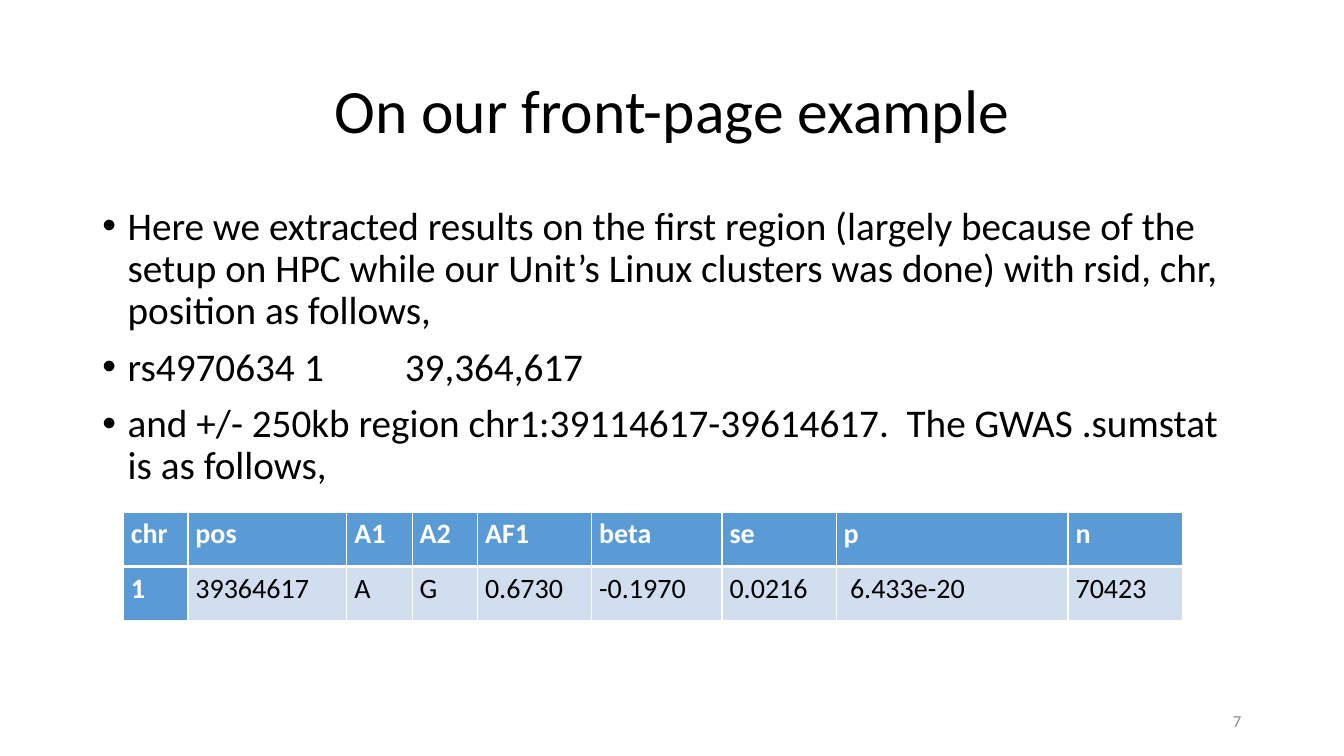
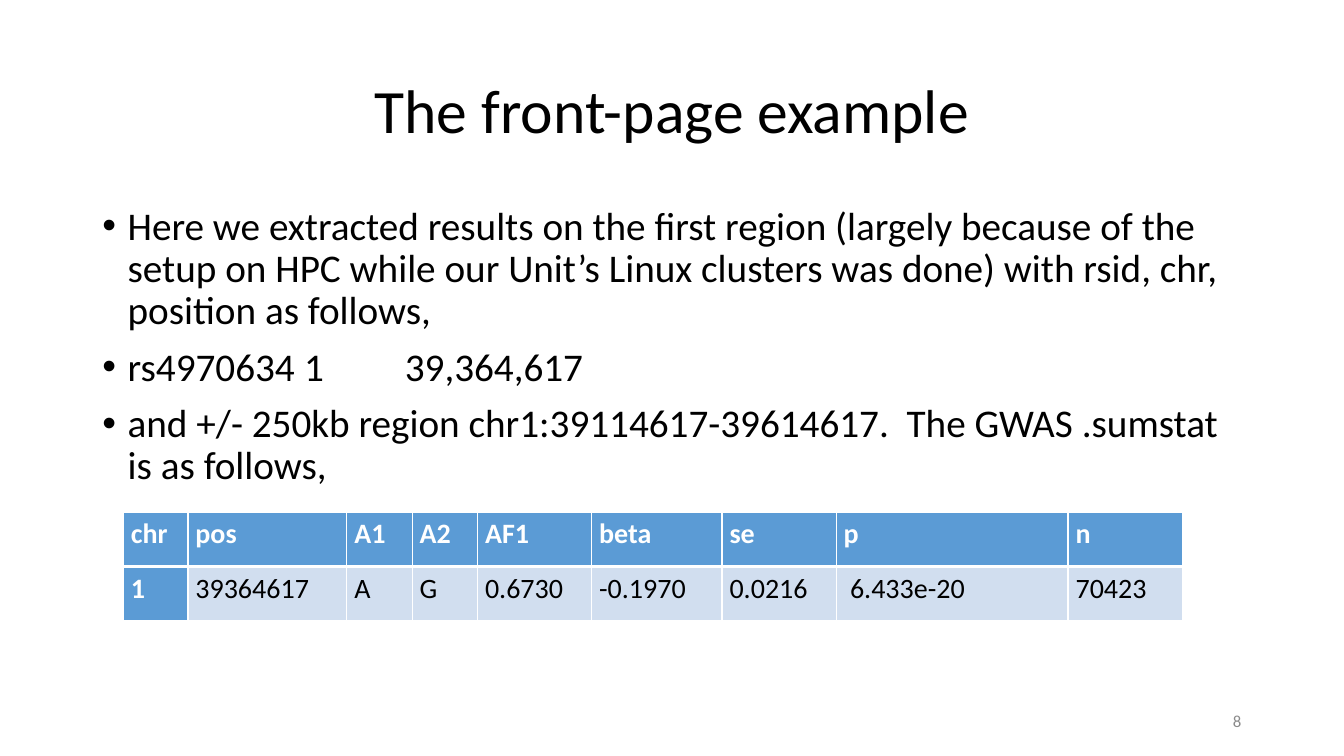
Before and after one commit to jinghuazhao/FM-pipeline, a slide deck: slide 8 of README.pptx (slide 7 before the commit). Drawn at 1344x756 pixels with LibreOffice and Linux fonts; fonts in the diff are those of the drawing. Boxes give left, top, right and bottom in pixels: in the first picture for what was removed or moved away, otherwise in the second. Text is boxed around its words. In the diff, an @@ line names an element or a change of style, - is before the commit and + after.

```diff
--- a/README.pptx
+++ b/README.pptx
@@ title at box(375, 90, 969, 144): text changed @@
-On our front-page example
+The front-page example
@@ page number at box(1233, 715, 1241, 727): text changed @@
-7
+8
```
Also in this commit, not shown: 8 other slides changed.
